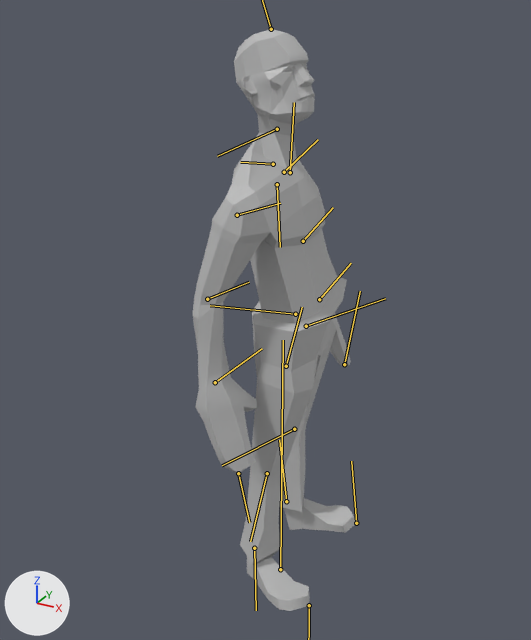
Two versions of the FBX model Assets/Meshes/Character.fbx, one commit apart.
Rendered twice from a 50 mm lens placed at (0.0256, -0.0497, 0.0508), pointed at (-0.0015, -0.0004, 0.0262). Arrows for +X, +Y and +Z are at lower left; the lights stay in place. Both versions are drawn at frame 67 of the action 'Take 001'; the numbers are the values there. The bones that bend it are drawn over the model as lines.

In view in the first picture: 'character'.
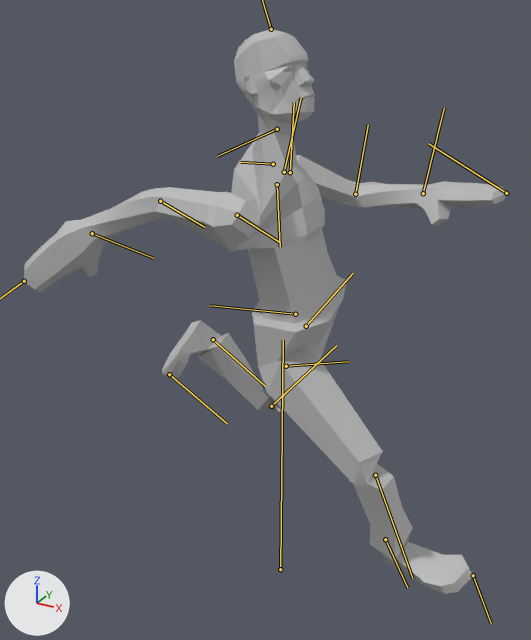
What the commit changed:
Bone 'R_upperarm' (bone_r_upperarm) turns from (-13, 14, -25) to (77, 105, 81) degrees about its own x, y and z.
Bone 'R_elbow' (bone_r_elbow) turns from (0, -7, 0) to (0, -13, 1) degrees about its own x, y and z.
Bone 'L_upperarm' (bone_l_upperarm) turns from (16, -19, -18) to (13, -67, 18) degrees about its own x, y and z.
Bone 'L_elbow' (bone_l_elbow) turns from (0, 20, -1) to (0, -32, 1) degrees about its own x, y and z.
Bone 'R_upperleg' (bone_r_upperleg) turns from (5, 2, -5) to (-34, -53, 48) degrees about its own x, y and z.
Bone 'R_shin' (bone_r_shin) turns from (1, 4, -6) to (-8, -34, 56) degrees about its own x, y and z.
Bone 'L_upperleg' (bone_l_upperleg) turns from (34, -1, -5) to (14, 13, 9) degrees about its own x, y and z.
Bone 'L_shin' (bone_l_shin) turns from (1, 4, -6) to (-34, -50, 156) degrees about its own x, y and z.

Pixel boxes (x1, y1, x2, y2) of what changed, in the pictures (531 x 640 px):
'character', posed (195% wider): before (193, 29, 356, 611); after (24, 29, 507, 594)
bone 'R_upperarm', root to tip: before (237, 215) to (280, 203); after (237, 215) to (280, 242)
bone 'R_elbow', root to tip: before (207, 299) to (249, 282); after (160, 201) to (204, 227)
bone 'L_upperarm', root to tip: before (284, 172) to (318, 139); after (284, 172) to (301, 97)
bone 'L_elbow', root to tip: before (303, 241) to (333, 207); after (355, 194) to (368, 125)
bone 'R_upperleg', root to tip: before (286, 366) to (302, 307); after (286, 366) to (348, 361)
bone 'R_shin', root to tip: before (267, 473) to (250, 541); after (375, 475) to (412, 578)
bone 'L_upperleg', root to tip: before (306, 326) to (385, 298); after (306, 326) to (353, 273)
bone 'L_shin', root to tip: before (294, 429) to (222, 465); after (271, 406) to (336, 345)
